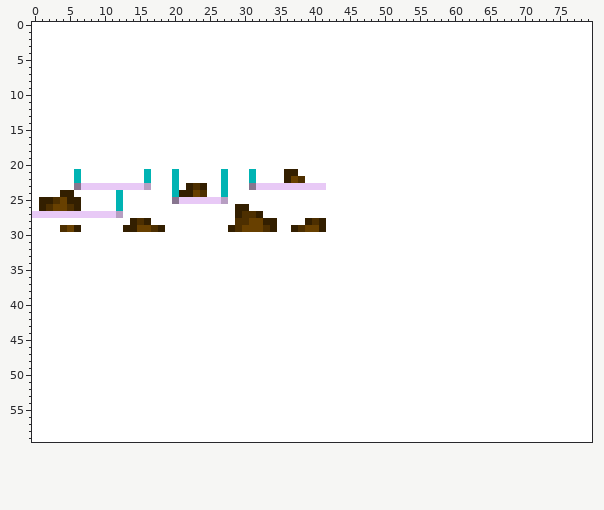
Two versions of one sprite sheet, source/level_data/layouts/level3/layer1.png. The picture above is the old version.
The file is 80x60 pixels.
New version:
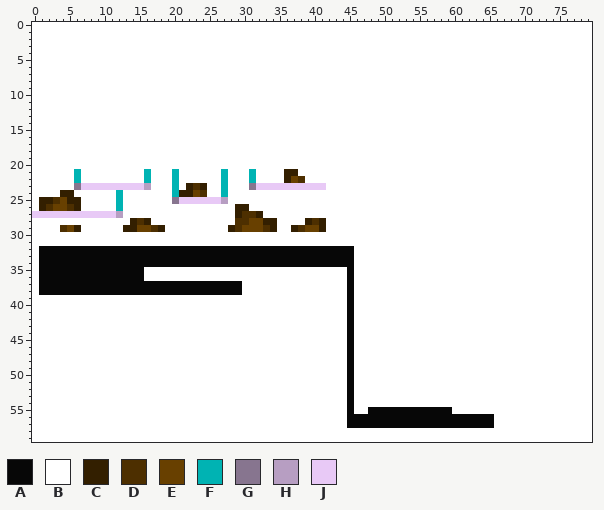
Palette (. is transparent): A #070707  B #ffffff  C #331f00  D #4d2f00  E #684000  F #00b3b3  G #87758f  H #b79ec2  J #e8c9f6
Difference:
@@ x 0..79 @@
 31 BBBBBBBBBBBBBBBBBBBBBBBBBBBBBBBBBBBBBBBBBBBBBBBBBBBBBBBBBBBBBBBBBBBBBBBBBBBBBBBB
-32 BBBBBBBBBBBBBBBBBBBBBBBBBBBBBBBBBBBBBBBBBBBBBBBBBBBBBBBBBBBBBBBBBBBBBBBBBBBBBBBB
-33 BBBBBBBBBBBBBBBBBBBBBBBBBBBBBBBBBBBBBBBBBBBBBBBBBBBBBBBBBBBBBBBBBBBBBBBBBBBBBBBB
-34 BBBBBBBBBBBBBBBBBBBBBBBBBBBBBBBBBBBBBBBBBBBBBBBBBBBBBBBBBBBBBBBBBBBBBBBBBBBBBBBB
-35 BBBBBBBBBBBBBBBBBBBBBBBBBBBBBBBBBBBBBBBBBBBBBBBBBBBBBBBBBBBBBBBBBBBBBBBBBBBBBBBB
-36 BBBBBBBBBBBBBBBBBBBBBBBBBBBBBBBBBBBBBBBBBBBBBBBBBBBBBBBBBBBBBBBBBBBBBBBBBBBBBBBB
-37 BBBBBBBBBBBBBBBBBBBBBBBBBBBBBBBBBBBBBBBBBBBBBBBBBBBBBBBBBBBBBBBBBBBBBBBBBBBBBBBB
-38 BBBBBBBBBBBBBBBBBBBBBBBBBBBBBBBBBBBBBBBBBBBBBBBBBBBBBBBBBBBBBBBBBBBBBBBBBBBBBBBB
-39 BBBBBBBBBBBBBBBBBBBBBBBBBBBBBBBBBBBBBBBBBBBBBBBBBBBBBBBBBBBBBBBBBBBBBBBBBBBBBBBB
-40 BBBBBBBBBBBBBBBBBBBBBBBBBBBBBBBBBBBBBBBBBBBBBBBBBBBBBBBBBBBBBBBBBBBBBBBBBBBBBBBB
-41 BBBBBBBBBBBBBBBBBBBBBBBBBBBBBBBBBBBBBBBBBBBBBBBBBBBBBBBBBBBBBBBBBBBBBBBBBBBBBBBB
-42 BBBBBBBBBBBBBBBBBBBBBBBBBBBBBBBBBBBBBBBBBBBBBBBBBBBBBBBBBBBBBBBBBBBBBBBBBBBBBBBB
-43 BBBBBBBBBBBBBBBBBBBBBBBBBBBBBBBBBBBBBBBBBBBBBBBBBBBBBBBBBBBBBBBBBBBBBBBBBBBBBBBB
-44 BBBBBBBBBBBBBBBBBBBBBBBBBBBBBBBBBBBBBBBBBBBBBBBBBBBBBBBBBBBBBBBBBBBBBBBBBBBBBBBB
-45 BBBBBBBBBBBBBBBBBBBBBBBBBBBBBBBBBBBBBBBBBBBBBBBBBBBBBBBBBBBBBBBBBBBBBBBBBBBBBBBB
-46 BBBBBBBBBBBBBBBBBBBBBBBBBBBBBBBBBBBBBBBBBBBBBBBBBBBBBBBBBBBBBBBBBBBBBBBBBBBBBBBB
-47 BBBBBBBBBBBBBBBBBBBBBBBBBBBBBBBBBBBBBBBBBBBBBBBBBBBBBBBBBBBBBBBBBBBBBBBBBBBBBBBB
-48 BBBBBBBBBBBBBBBBBBBBBBBBBBBBBBBBBBBBBBBBBBBBBBBBBBBBBBBBBBBBBBBBBBBBBBBBBBBBBBBB
-49 BBBBBBBBBBBBBBBBBBBBBBBBBBBBBBBBBBBBBBBBBBBBBBBBBBBBBBBBBBBBBBBBBBBBBBBBBBBBBBBB
-50 BBBBBBBBBBBBBBBBBBBBBBBBBBBBBBBBBBBBBBBBBBBBBBBBBBBBBBBBBBBBBBBBBBBBBBBBBBBBBBBB
-51 BBBBBBBBBBBBBBBBBBBBBBBBBBBBBBBBBBBBBBBBBBBBBBBBBBBBBBBBBBBBBBBBBBBBBBBBBBBBBBBB
-52 BBBBBBBBBBBBBBBBBBBBBBBBBBBBBBBBBBBBBBBBBBBBBBBBBBBBBBBBBBBBBBBBBBBBBBBBBBBBBBBB
-53 BBBBBBBBBBBBBBBBBBBBBBBBBBBBBBBBBBBBBBBBBBBBBBBBBBBBBBBBBBBBBBBBBBBBBBBBBBBBBBBB
-54 BBBBBBBBBBBBBBBBBBBBBBBBBBBBBBBBBBBBBBBBBBBBBBBBBBBBBBBBBBBBBBBBBBBBBBBBBBBBBBBB
-55 BBBBBBBBBBBBBBBBBBBBBBBBBBBBBBBBBBBBBBBBBBBBBBBBBBBBBBBBBBBBBBBBBBBBBBBBBBBBBBBB
-56 BBBBBBBBBBBBBBBBBBBBBBBBBBBBBBBBBBBBBBBBBBBBBBBBBBBBBBBBBBBBBBBBBBBBBBBBBBBBBBBB
-57 BBBBBBBBBBBBBBBBBBBBBBBBBBBBBBBBBBBBBBBBBBBBBBBBBBBBBBBBBBBBBBBBBBBBBBBBBBBBBBBB
+32 BAAAAAAAAAAAAAAAAAAAAAAAAAAAAAAAAAAAAAAAAAAAAABBBBBBBBBBBBBBBBBBBBBBBBBBBBBBBBBB
+33 BAAAAAAAAAAAAAAAAAAAAAAAAAAAAAAAAAAAAAAAAAAAAABBBBBBBBBBBBBBBBBBBBBBBBBBBBBBBBBB
+34 BAAAAAAAAAAAAAAAAAAAAAAAAAAAAAAAAAAAAAAAAAAAAABBBBBBBBBBBBBBBBBBBBBBBBBBBBBBBBBB
+35 BAAAAAAAAAAAAAAABBBBBBBBBBBBBBBBBBBBBBBBBBBBBABBBBBBBBBBBBBBBBBBBBBBBBBBBBBBBBBB
+36 BAAAAAAAAAAAAAAABBBBBBBBBBBBBBBBBBBBBBBBBBBBBABBBBBBBBBBBBBBBBBBBBBBBBBBBBBBBBBB
+37 BAAAAAAAAAAAAAAAAAAAAAAAAAAAAABBBBBBBBBBBBBBBABBBBBBBBBBBBBBBBBBBBBBBBBBBBBBBBBB
+38 BAAAAAAAAAAAAAAAAAAAAAAAAAAAAABBBBBBBBBBBBBBBABBBBBBBBBBBBBBBBBBBBBBBBBBBBBBBBBB
+39 BBBBBBBBBBBBBBBBBBBBBBBBBBBBBBBBBBBBBBBBBBBBBABBBBBBBBBBBBBBBBBBBBBBBBBBBBBBBBBB
+40 BBBBBBBBBBBBBBBBBBBBBBBBBBBBBBBBBBBBBBBBBBBBBABBBBBBBBBBBBBBBBBBBBBBBBBBBBBBBBBB
+41 BBBBBBBBBBBBBBBBBBBBBBBBBBBBBBBBBBBBBBBBBBBBBABBBBBBBBBBBBBBBBBBBBBBBBBBBBBBBBBB
+42 BBBBBBBBBBBBBBBBBBBBBBBBBBBBBBBBBBBBBBBBBBBBBABBBBBBBBBBBBBBBBBBBBBBBBBBBBBBBBBB
+43 BBBBBBBBBBBBBBBBBBBBBBBBBBBBBBBBBBBBBBBBBBBBBABBBBBBBBBBBBBBBBBBBBBBBBBBBBBBBBBB
+44 BBBBBBBBBBBBBBBBBBBBBBBBBBBBBBBBBBBBBBBBBBBBBABBBBBBBBBBBBBBBBBBBBBBBBBBBBBBBBBB
+45 BBBBBBBBBBBBBBBBBBBBBBBBBBBBBBBBBBBBBBBBBBBBBABBBBBBBBBBBBBBBBBBBBBBBBBBBBBBBBBB
+46 BBBBBBBBBBBBBBBBBBBBBBBBBBBBBBBBBBBBBBBBBBBBBABBBBBBBBBBBBBBBBBBBBBBBBBBBBBBBBBB
+47 BBBBBBBBBBBBBBBBBBBBBBBBBBBBBBBBBBBBBBBBBBBBBABBBBBBBBBBBBBBBBBBBBBBBBBBBBBBBBBB
+48 BBBBBBBBBBBBBBBBBBBBBBBBBBBBBBBBBBBBBBBBBBBBBABBBBBBBBBBBBBBBBBBBBBBBBBBBBBBBBBB
+49 BBBBBBBBBBBBBBBBBBBBBBBBBBBBBBBBBBBBBBBBBBBBBABBBBBBBBBBBBBBBBBBBBBBBBBBBBBBBBBB
+50 BBBBBBBBBBBBBBBBBBBBBBBBBBBBBBBBBBBBBBBBBBBBBABBBBBBBBBBBBBBBBBBBBBBBBBBBBBBBBBB
+51 BBBBBBBBBBBBBBBBBBBBBBBBBBBBBBBBBBBBBBBBBBBBBABBBBBBBBBBBBBBBBBBBBBBBBBBBBBBBBBB
+52 BBBBBBBBBBBBBBBBBBBBBBBBBBBBBBBBBBBBBBBBBBBBBABBBBBBBBBBBBBBBBBBBBBBBBBBBBBBBBBB
+53 BBBBBBBBBBBBBBBBBBBBBBBBBBBBBBBBBBBBBBBBBBBBBABBBBBBBBBBBBBBBBBBBBBBBBBBBBBBBBBB
+54 BBBBBBBBBBBBBBBBBBBBBBBBBBBBBBBBBBBBBBBBBBBBBABBBBBBBBBBBBBBBBBBBBBBBBBBBBBBBBBB
+55 BBBBBBBBBBBBBBBBBBBBBBBBBBBBBBBBBBBBBBBBBBBBBABBAAAAAAAAAAAABBBBBBBBBBBBBBBBBBBB
+56 BBBBBBBBBBBBBBBBBBBBBBBBBBBBBBBBBBBBBBBBBBBBBAAAAAAAAAAAAAAAAAAAAABBBBBBBBBBBBBB
+57 BBBBBBBBBBBBBBBBBBBBBBBBBBBBBBBBBBBBBBBBBBBBBAAAAAAAAAAAAAAAAAAAAABBBBBBBBBBBBBB
 58 BBBBBBBBBBBBBBBBBBBBBBBBBBBBBBBBBBBBBBBBBBBBBBBBBBBBBBBBBBBBBBBBBBBBBBBBBBBBBBBB
Pixel boxes of the changes (left, top, right, bottom) in both pictures:
changed: (39, 246, 494, 428)
